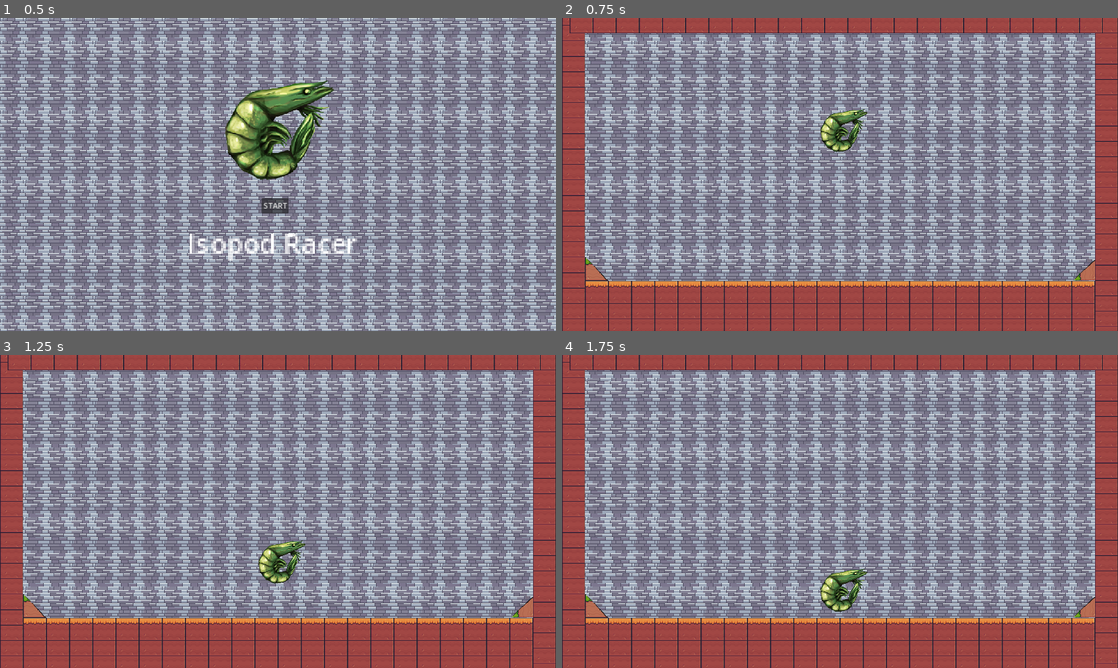
Above: before the commit, frames 1-4 (two rows, left to right).
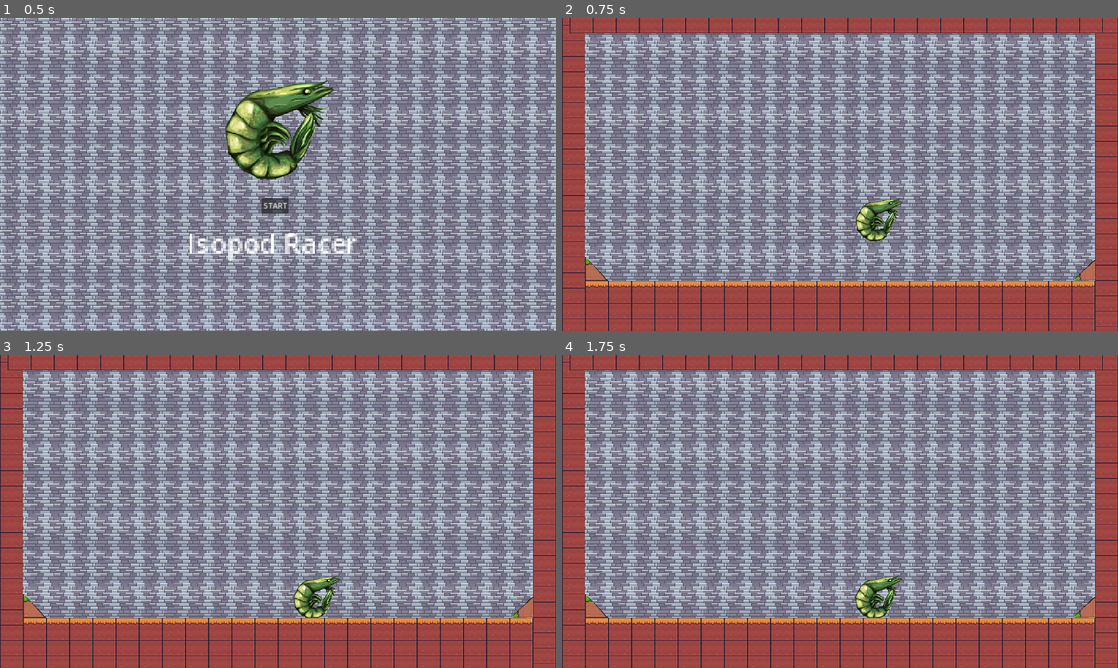
Above: after the commit, the same moments.

Repository: MadeOfBees/IsopodRacer
Game: Godot game, scene res://main.tscn
The game is run twice, just before and just after one commit, with the same random seed, the same clock (stepped at 60 frames per second) and the same inputs.
Inputs (mouse positions are in pixels of both pictures, inside the frame that each line leads up to):
- Up to frame 1 (0.5 s): no input
- Up to frame 2 (0.75 s): click "START" at 0.5 s
- Up to frame 3 (1.25 s): no input
- Up to frame 4 (1.75 s): move the mouse to (962, 495) at 1.27 s; click (962, 495) at 1.42 s

Frame 1 is identical in both runs. In frame 2, 1.4% of the frame differs, in the area x 46-62%, y 29-72%; in frame 3, 1.4%; in frame 4, 1.4%.

Commit message:
Polished shrimpball character

Diff:
--- a/Shrimpball.gd
+++ b/Shrimpball.gd
@@ -1,11 +1,14 @@
 extends RigidBody2D
 
+func _ready():
+	# Make sure the physics process is enabled to check for input in physics frames
+	set_physics_process(true)
 
-# Called when the node enters the scene tree for the first time.
-func _ready():
-	pass # Replace with function body.
+func _physics_process(delta):
+	if Input.is_mouse_button_pressed(MOUSE_BUTTON_RIGHT):
+		teleport_to_mouse_cursor()
 
-
-# Called every frame. 'delta' is the elapsed time since the previous frame.
-func _process(delta):
-	pass
+func teleport_to_mouse_cursor():
+	var mouse_position = get_global_mouse_position()
+	position = mouse_position
+	linear_velocity = Vector2.ZERO  # Optional: Reset velocity to avoid unintended movement after teleporting
--- a/Shrimpball.tscn
+++ b/Shrimpball.tscn
@@ -4,17 +4,17 @@
 [ext_resource type="Texture2D" uid="uid://hnybd0i67qci" path="res://fishing_104_t.png" id="1_yjnww"]
 
 [sub_resource type="CircleShape2D" id="CircleShape2D_f8jgd"]
-radius = 62.0
+radius = 45.0111
 
 [node name="RigidBody2D" type="RigidBody2D"]
 script = ExtResource("1_hgyt6")
 
 [node name="Fishing104T" type="Sprite2D" parent="."]
 texture_filter = 1
-position = Vector2(583, 219)
+position = Vector2(-0.165337, -0.0773048)
 scale = Vector2(0.433594, 0.433594)
 texture = ExtResource("1_yjnww")
 
 [node name="CollisionShape2D" type="CollisionShape2D" parent="."]
-position = Vector2(585, 216)
+position = Vector2(-5, -1)
 shape = SubResource("CircleShape2D_f8jgd")
--- a/game.tscn
+++ b/game.tscn
@@ -232,6 +232,7 @@
 stretch_mode = 1
 
 [node name="Shrimpball" parent="." instance=ExtResource("2_8o6jg")]
+position = Vector2(656, 404)
 scale = Vector2(1, 0.995582)
 
 [node name="TileMap" type="TileMap" parent="."]
